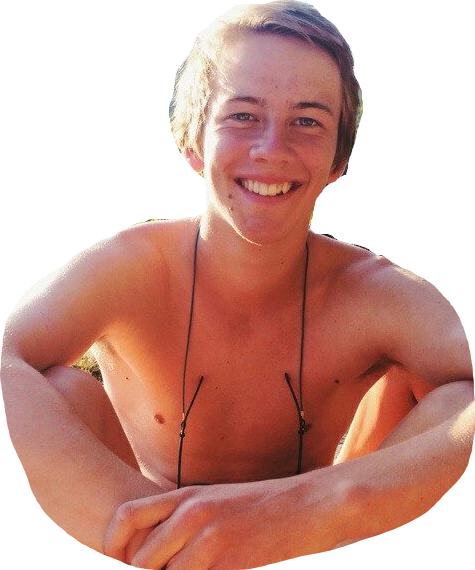
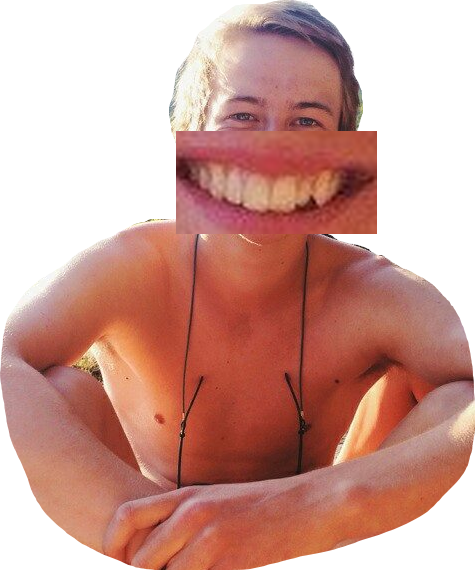
Layered file, before and after one edit (475×570). Changes by layer:
added layer "Layer 2" above "Layer 1" over (x1=176, y1=131, x2=377, y2=234)
hid "Layer 1" over (x1=176, y1=131, x2=377, y2=234)
